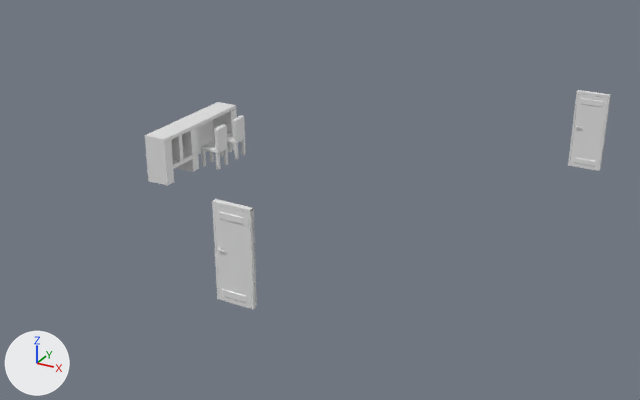
Renders of the FBX model Assets/03_Arts/Parents Bedroom/Parents Bedroom.fbx from each side of a commit.
Before and after are seen from a camera (50 mm lens) standing at (20.7, -6.77, 8.4) and looking at (11.74, 9.54, 0.25). The lights are fixed; the arrows at lower left show +X, +Y and +Z. Where no turn or scale is listed for an object, it has been applied to the vertices.

In view in the first picture: 'Chairs.009', 'Chairs.015', 'Desks.001', 'Interior Door Frame.005', 'Interior Door.004', 'Interior Door.005'.
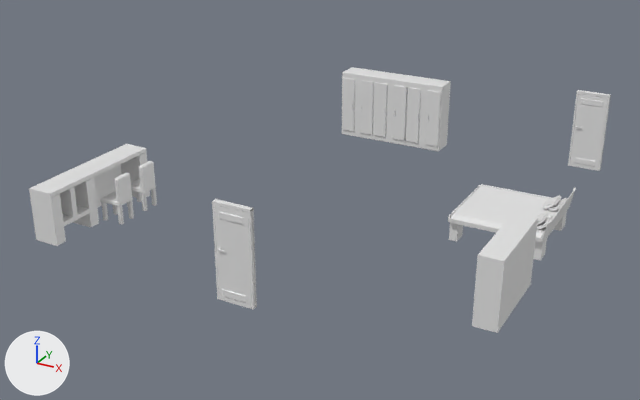
Pixel boxes [x1, y1, x2, y2] of what changed, in the pictures (640 x 400 px):
'Desks.001', moved: before [145, 102, 237, 186]; after [29, 144, 150, 246]
'6 Door Wardrobe', added: after [342, 67, 451, 151]
'Shelves.001', added: after [472, 213, 538, 333]
'Single Bed.002', added: after [448, 184, 576, 260]
    faces in mat_m_matress_001 (white #e7e7e7): [451, 186, 559, 238]
    faces in mat_m_bedframe_001 (white #e7e7e7): [448, 184, 576, 260]
    faces in mat_m_pillow (white #e7e7e7): [542, 195, 567, 211]
    faces in mat_m_pillowbrother (white #e7e7e7): [536, 212, 554, 229]
'Chairs.015', moved: before [200, 124, 228, 170]; after [100, 173, 134, 224]
'Chairs.009', moved: before [220, 116, 246, 159]; after [127, 161, 157, 211]

The change in detail:
Material 'm_bedFrame' (mat_m_bedframe) is new.
Its base color is (0.8, 0.8, 0.8) (white #e7e7e7).
Its roughness is 0.4.
Material 'Kids Wardrobe' (mat_kids_wardrobe) is new.
Its base color is (0.8, 0.8, 0.8) (white #e7e7e7).
Its roughness is 0.4.
Material 'm_PillowBrother' (mat_m_pillowbrother) is new.
Its base color is (0.8, 0.8, 0.8) (white #e7e7e7).
Its roughness is 0.4.
Material 'm_matress.001' (mat_m_matress_001) is new.
Its base color is (0.8, 0.8, 0.8) (white #e7e7e7).
Its roughness is 0.4.
Material 'm_Pillow' (mat_m_pillow) is new.
Its base color is (0.8, 0.8, 0.8) (white #e7e7e7).
Its roughness is 0.4.
Material 'm_bedFrame.001' (mat_m_bedframe_001) is new.
Its base color is (0.8, 0.8, 0.8) (white #e7e7e7).
Its roughness is 0.4.
Mesh me_cube_075 is new.
It has 40 vertices, 32 faces and spans x -1.0..1.0, y -1.0..1.0, z -1.0..0.42.
It uses material mat_m_bedframe (white #e7e7e7).
Mesh me_cube_074 is new.
It has 211 vertices, 169 faces and spans x -1.0..1.97, y -0.12..0.54, z -0.9..0.9.
It uses material mat_kids_wardrobe (white #e7e7e7).
Mesh me_camadesolteiro_003 is new.
It has 276 vertices, 286 faces and spans x -1.19..0.98, y -1.06..1.06, z -0.52..0.39.
Faces by material slot: [126, 26, 67, 67].
It uses material mat_m_bedframe_001 (white #e7e7e7).
It uses material mat_m_matress_001 (white #e7e7e7).
It uses material mat_m_pillow (white #e7e7e7).
It uses material mat_m_pillowbrother (white #e7e7e7).
Object 'Chairs.015' (ob_chairs_015) moves from (8.23, 10.88, 0.27) to (8.23, 7.12, 0.27).
Object 'Chairs.009' (ob_chairs_009) moves from (8.23, 11.7, 0.27) to (8.23, 7.94, 0.27).
Object 'Desks.001' (ob_desks_001) moves from (7.49, 9.12, 0.56) to (7.49, 5.36, 0.56).
Object 'Shelves.001' (ob_shelves_001) is new; it shows me_cube_075.
Its location is (16.77, 7.42, 1.01).
Its rotation in degrees is (-180, 0, 90).
Its scale is (-1.0, -0.236, -1.0).
Object '6 Door Wardrobe' (ob_6_door_wardrobe) is new; it shows me_cube_074.
Its location is (10.71, 14.53, 0.88).
Object 'Single Bed.002' (ob_single_bed_002) is new; it shows me_camadesolteiro_003.
Its location is (16.04, 10.46, 0.52).
